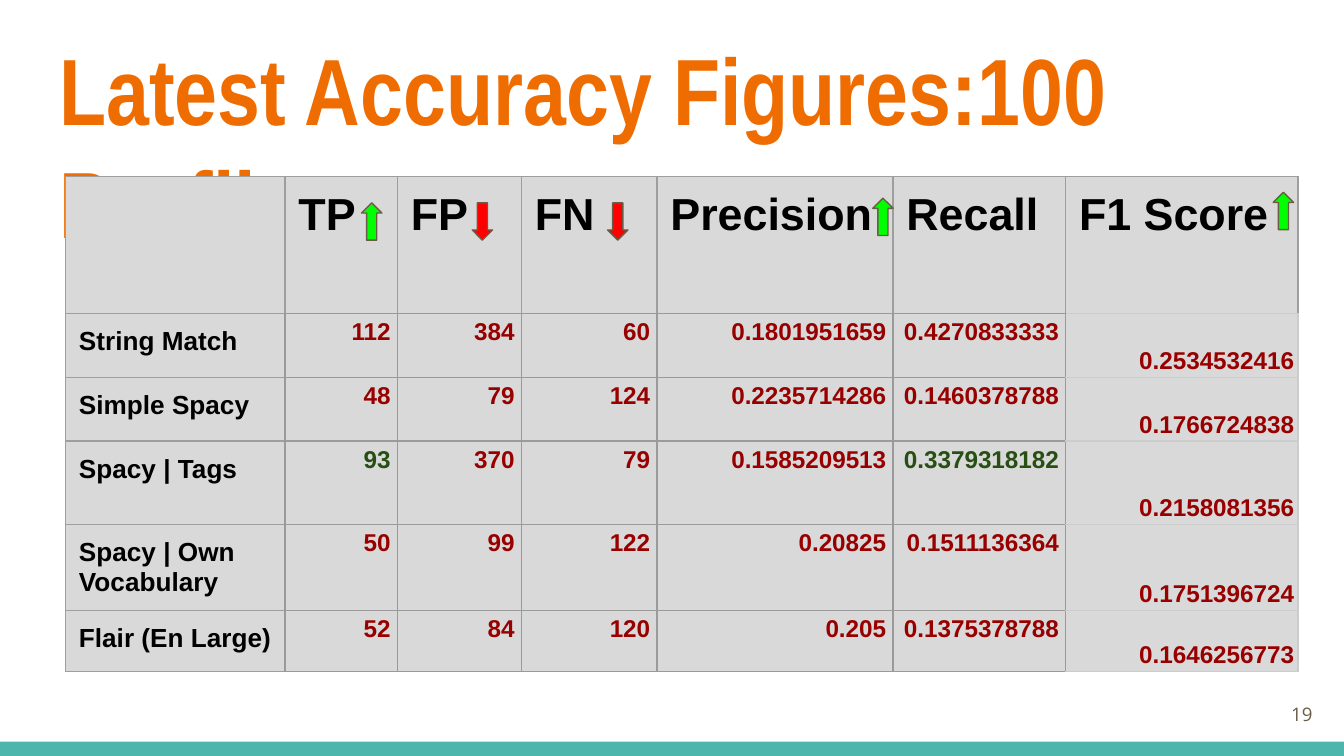
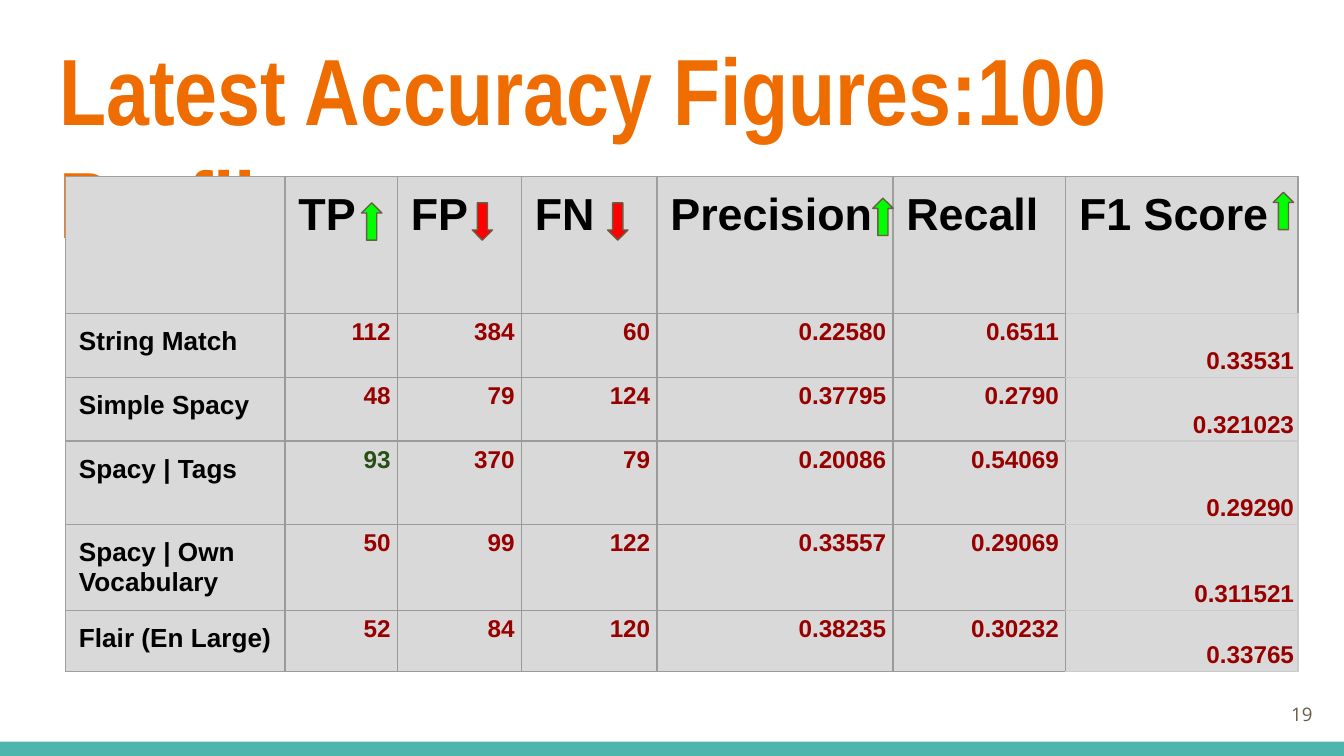
Before and after one commit to mohit-bags/BERT-Notebooks, a slide deck: slide 19 of Presentation_Data_Science.pptx. Drawn at 1344x756 pixels with LibreOffice and Linux fonts; fonts in the diff are those of the drawing. Boxes give left, top, right and bottom in pixels: in the first picture for what was removed or moved away, otherwise in the second. Text is boxed around its words. In the diff, an @@ line names an element or a change of style, - is before the commit and + after.

Commit message:
ppt

```diff
--- a/Presentation_Data_Science.pptx
+++ b/Presentation_Data_Science.pptx
@@ table at [66,176,1298,668] @@
-row 2: String Match | 112 | 384 | 60 | 0.1801951659 | 0.4270833333 | 0.2534532416
+row 2: String Match | 112 | 384 | 60 | 0.22580 | 0.6511 | 0.33531
-row 3: Simple Spacy | 48 | 79 | 124 | 0.2235714286 | 0.1460378788 | 0.1766724838
+row 3: Simple Spacy | 48 | 79 | 124 | 0.37795 | 0.2790 | 0.321023
-row 4: Spacy | Tags | 93 | 370 | 79 | 0.1585209513 | 0.3379318182 | 0.2158081356
+row 4: Spacy | Tags | 93 | 370 | 79 | 0.20086 | 0.54069 | 0.29290
-row 5: Spacy | Own Vocabulary | 50 | 99 | 122 | 0.20825 | 0.1511136364 | 0.1751396724
+row 5: Spacy | Own Vocabulary | 50 | 99 | 122 | 0.33557 | 0.29069 | 0.311521
-row 6: Flair (En Large) | 52 | 84 | 120 | 0.205 | 0.1375378788 | 0.1646256773
+row 6: Flair (En Large) | 52 | 84 | 120 | 0.38235 | 0.30232 | 0.33765
```
Also in this commit, not shown: 2 other slides changed, 3 slides added, 10 other files.
